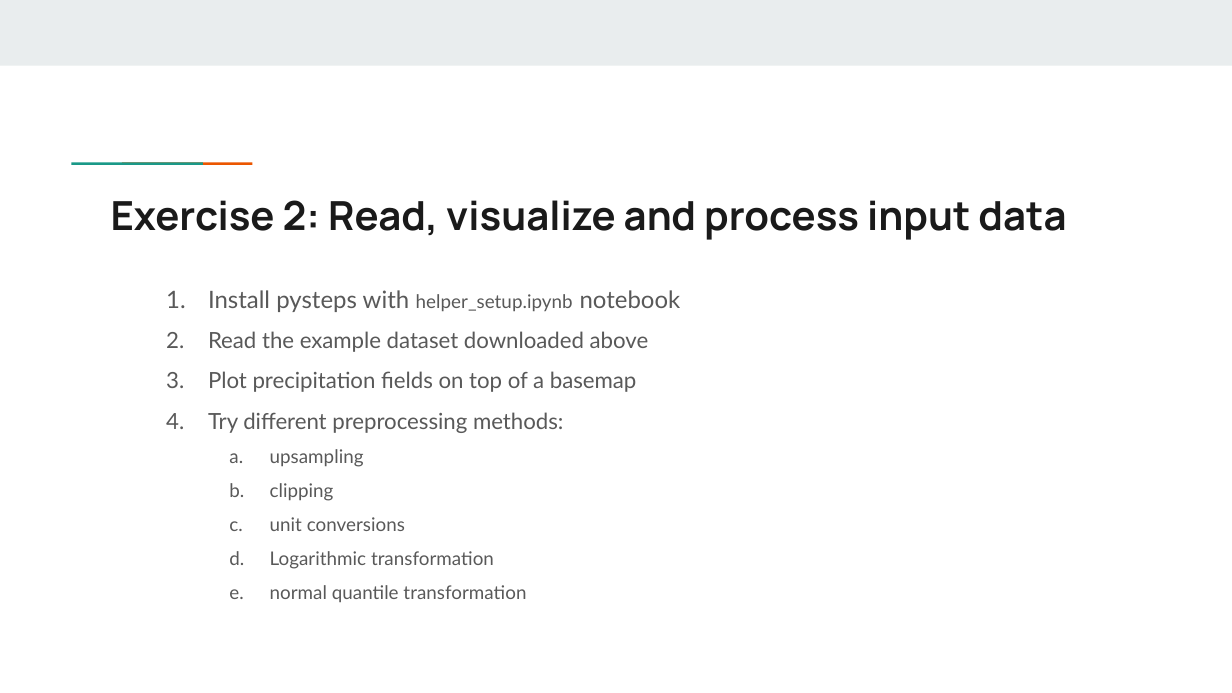
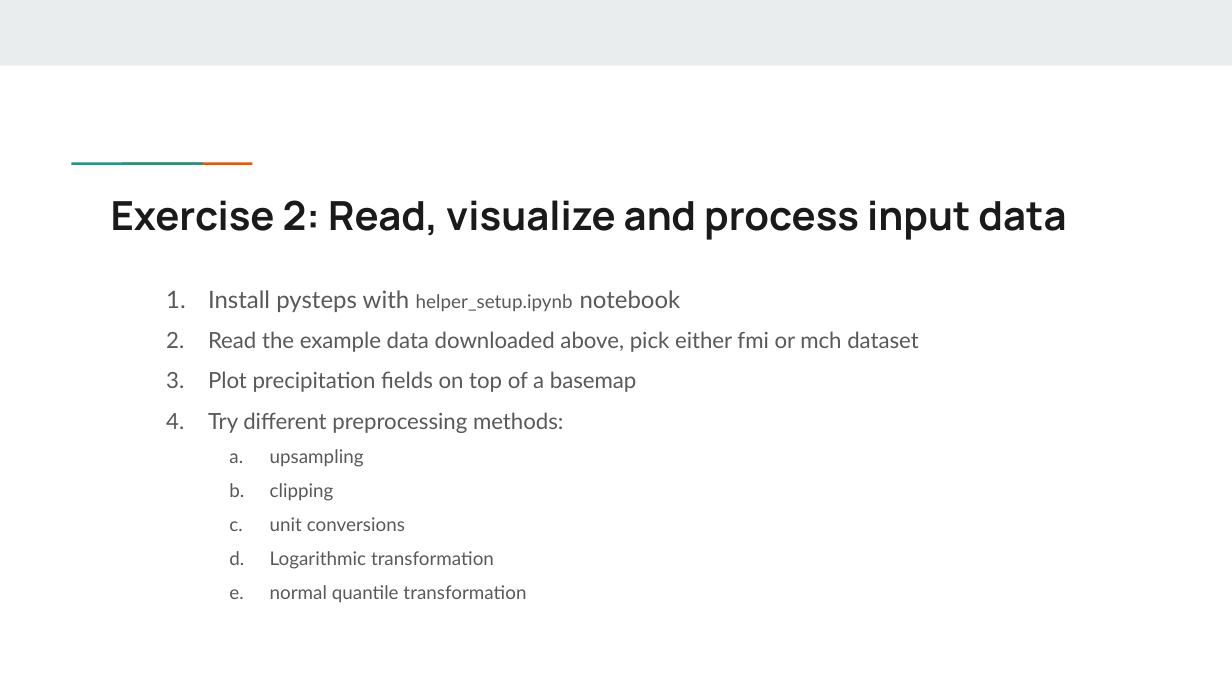
Before and after one commit to pySTEPS/ERAD-nowcasting-course-2022, a slide deck: slide 3 of hands-on-session-users/slides/exercises.pptx. Drawn at 1232x693 pixels with LibreOffice and Linux fonts; fonts in the diff are those of the drawing. Boxes give left, top, right and bottom in pixels: in the first picture for what was removed or moved away, otherwise in the second. Text is boxed around its words. In the diff, an @@ line names an element or a change of style, - is before the commit and + after.

```diff
--- a/hands-on-session-users/slides/exercises.pptx
+++ b/hands-on-session-users/slides/exercises.pptx
@@ text at (208,331,919,352): text changed @@
-2. Read the example dataset downloaded above
+2. Read the example data downloaded above, pick either fmi or mch dataset
```
Also in this commit, not shown: 1 other slide changed, 4 other files.
